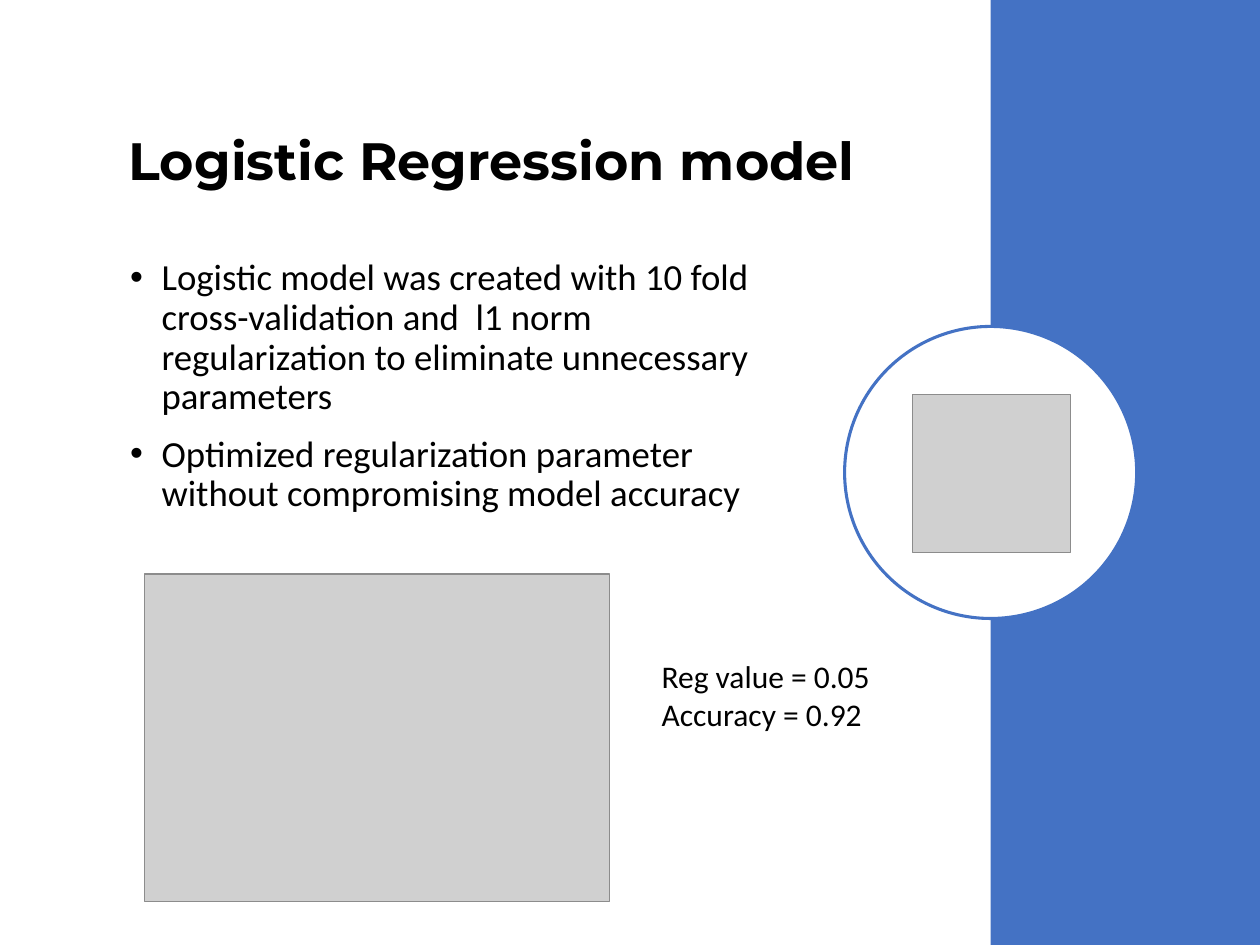
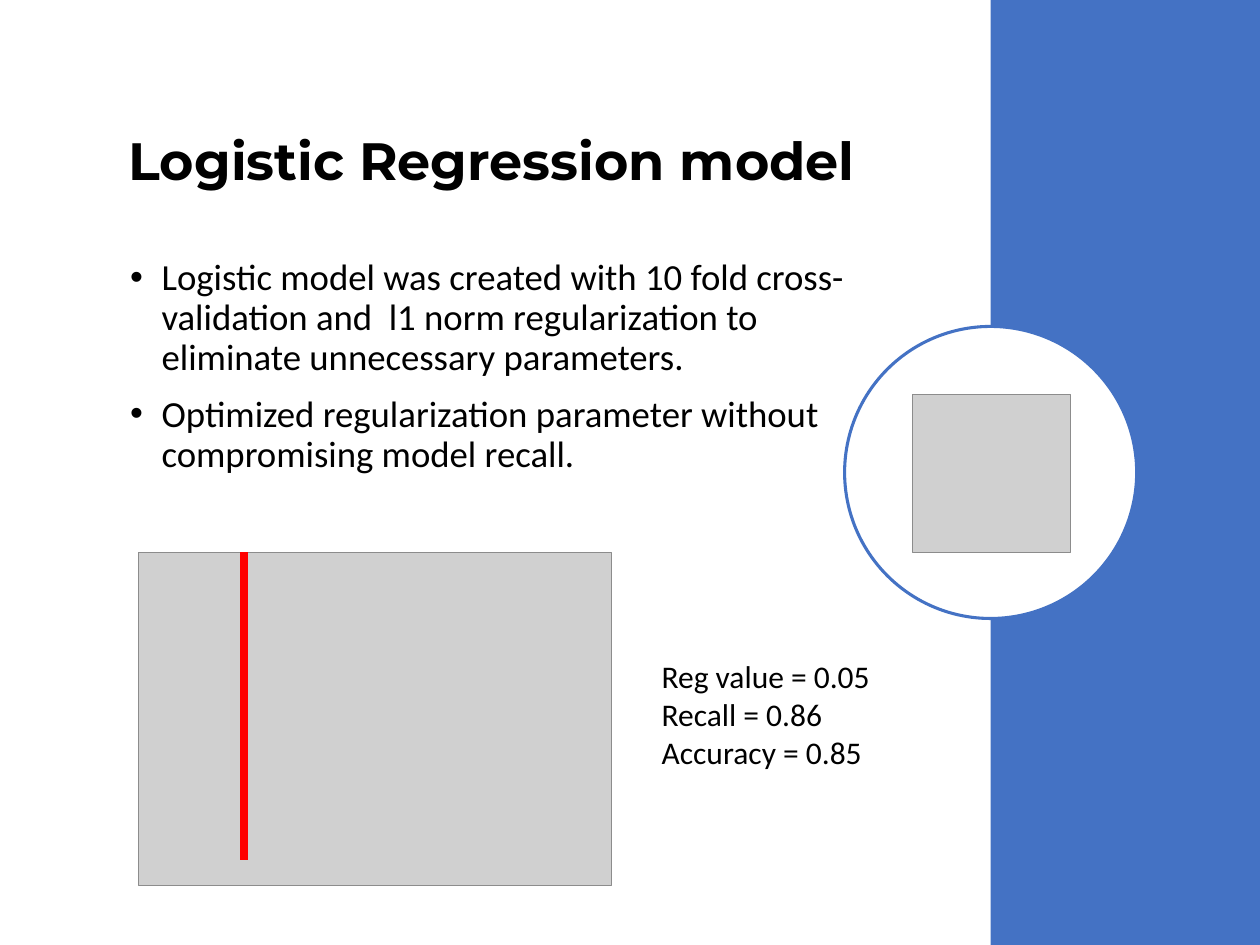
Before and after one commit to vinoroy/statsLearning, a slide deck: slide 12 of YCBS255_19-04-23_ass4_VincentRoy.pptx. Drawn at 1260x945 pixels with LibreOffice and Linux fonts; fonts in the diff are those of the drawing; grey boxes stand for pictures. Boxes give left, top, right and bottom in pixels: in the first picture for what was removed or moved away, otherwise in the second. Text is boxed around its words. In the diff, an @@ line names an element or a change of style, - is before the commit and + after.

```diff
--- a/YCBS255_19-04-23_ass4_VincentRoy.pptx
+++ b/YCBS255_19-04-23_ass4_VincentRoy.pptx
@@ text at box(162, 264, 843, 474): text changed @@
-• Logistic model was created with 10 fold cross-validation and l1 norm regularization to eliminate unnecessary parameters
-• Optimized regularization parameter without compromising model accuracy
+• Logistic model was created with 10 fold cross-validation and l1 norm regularization to eliminate unnecessary parameters.
+• Optimized regularization parameter without compromising model recall.
@@ picture: place and size @@
-picture at box(145, 575, 610, 902)
+picture at box(139, 552, 611, 885)
@@ line added from (243, 552) to (243, 861), #FF0000 4.5 pt @@
@@ text at box(662, 704, 862, 769): text changed @@
-Accuracy = 0.92
+Recall = 0.86
+Accuracy = 0.85
```
Also in this commit, not shown: 8 other slides changed, 3 slides added, 2 other files.
